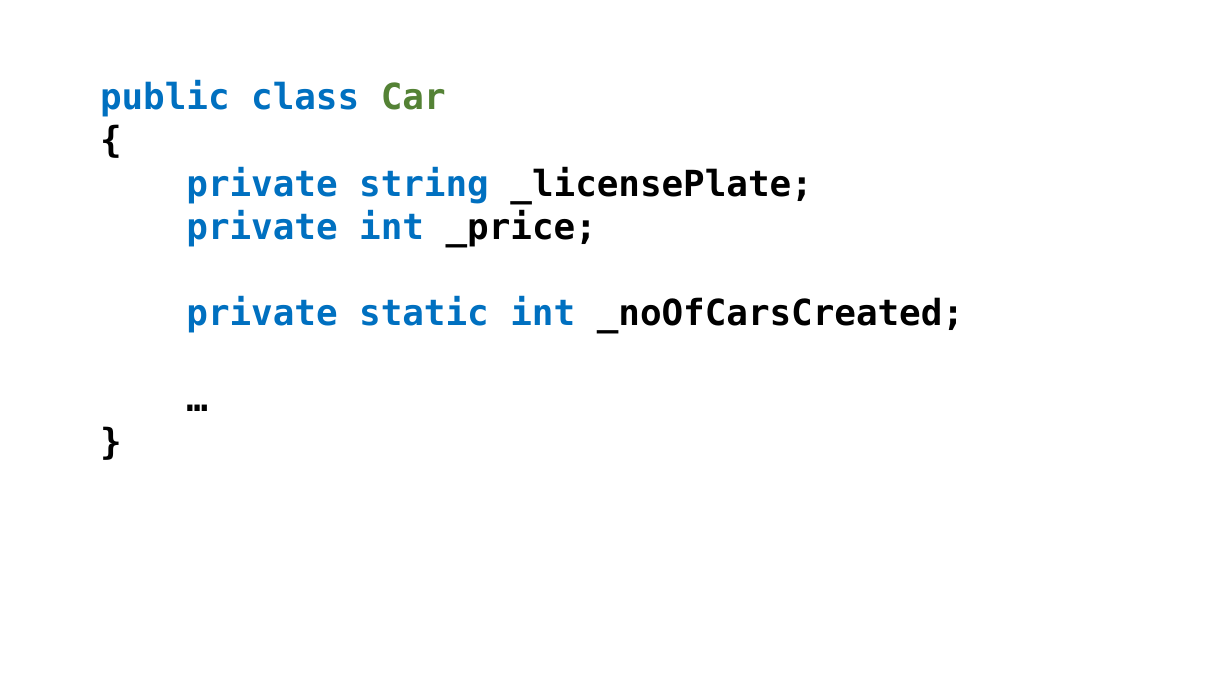
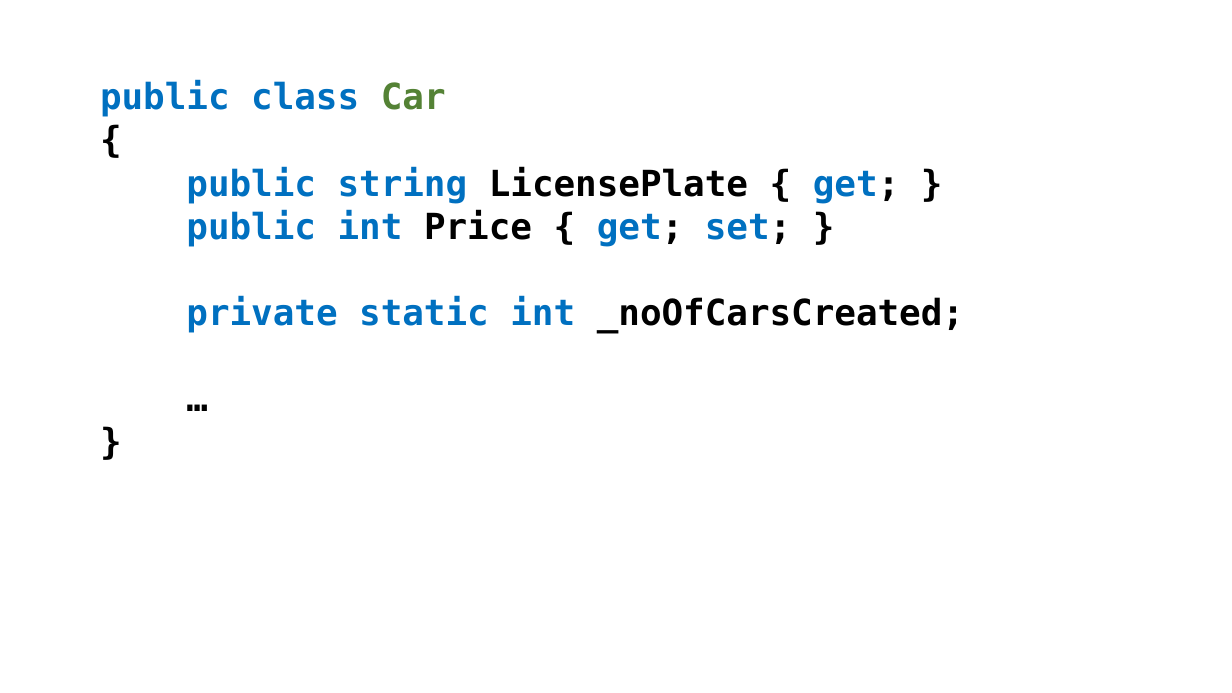
Before and after one commit to perslaursen/OOProg22, a slide deck: slide 11 of Chap/OOProg01/Presentations/Static.pptx. Drawn at 1232x693 pixels with LibreOffice and Linux fonts; fonts in the diff are those of the drawing. Boxes give left, top, right and bottom in pixels: in the first picture for what was removed or moved away, otherwise in the second. Text is boxed around its words. In the diff, an @@ line names an element or a change of style, - is before the commit and + after.

```diff
--- a/Chap/OOProg01/Presentations/Static.pptx
+++ b/Chap/OOProg01/Presentations/Static.pptx
@@ text at (x1=186, y1=167, x2=899, y2=247): text changed @@
-private string _licensePlate;
-private int _price;
+public string LicensePlate { get; }
+public int Price { get; set; }
```
Also in this commit, not shown: 6 other slides changed, 20 other files.
